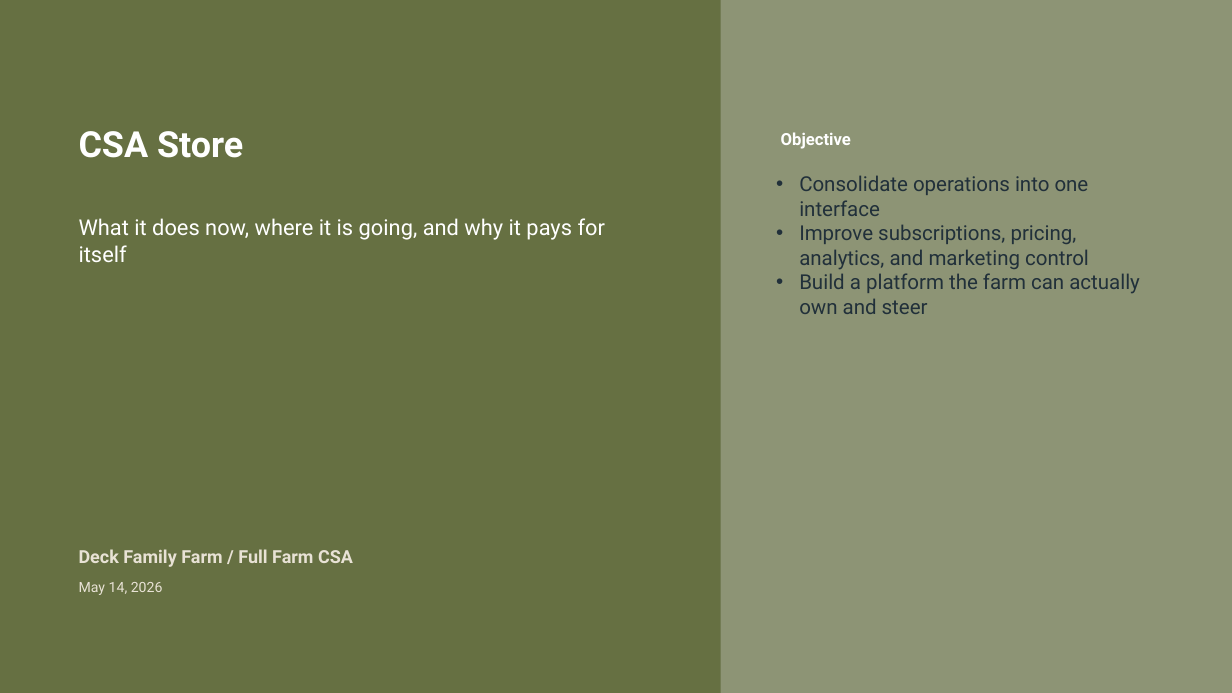
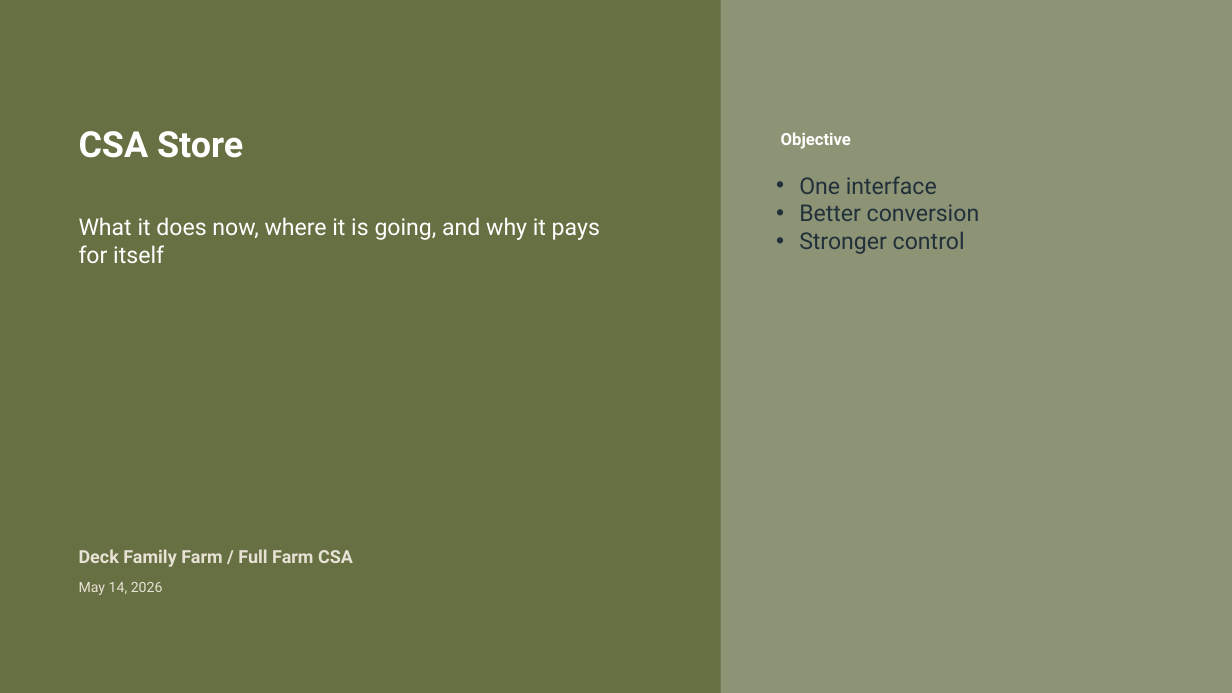
Before and after one commit to deckfamilyfarm/csa-store, a slide deck: slide 1 of docs/csa_store_application_overview_deck.pptx. Drawn at 1232x693 pixels with LibreOffice and Linux fonts; fonts in the diff are those of the drawing. Boxes give left, top, right and bottom in pixels: in the first picture for what was removed or moved away, otherwise in the second. Text is boxed around its words. In the diff, an @@ line names an element or a change of style, - is before the commit and + after.

```diff
--- a/docs/csa_store_application_overview_deck.pptx
+++ b/docs/csa_store_application_overview_deck.pptx
@@ text at [799, 176, 980, 254]: text changed; size 16 to 18 pt @@
-• Consolidate operations into one interface
-• Improve subscriptions, pricing, analytics, and marketing control
-• Build a platform the farm can actually own and steer
+• One interface
+• Better conversion
+• Stronger control
@@ text "What it does now, where ..." at [79, 217, 600, 263]: size 17 to 18 pt @@
```
Also in this commit, not shown: 10 other slides changed, 1 other file.
